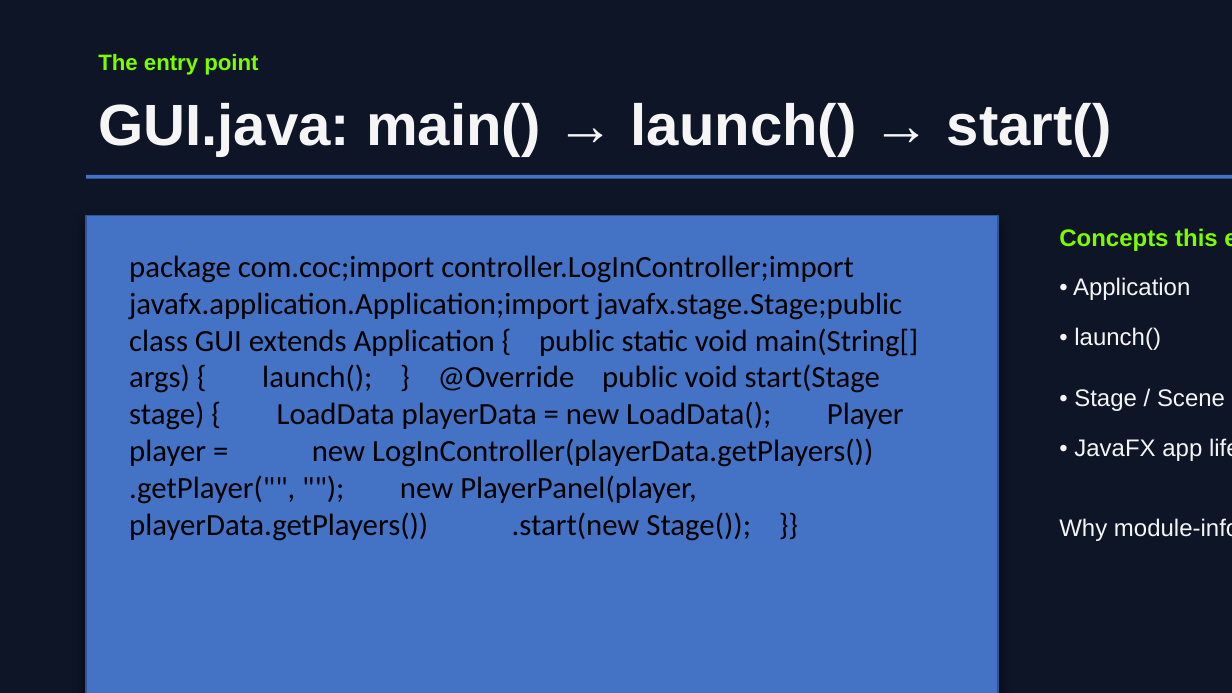
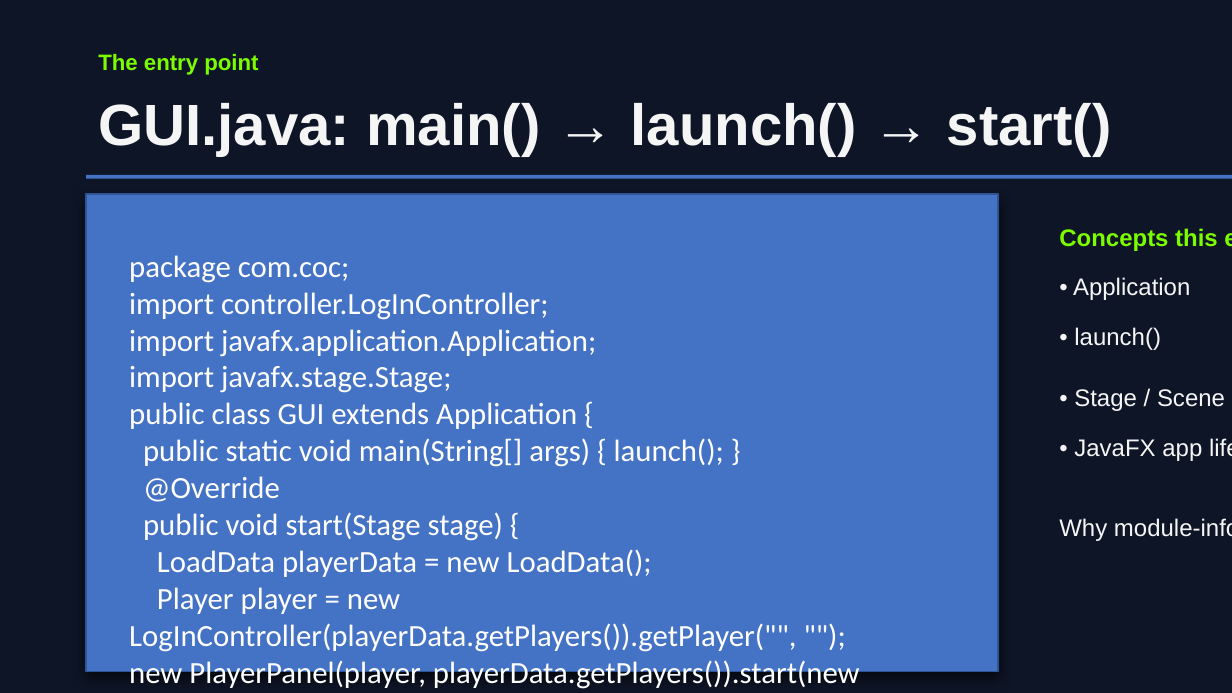
Before and after one commit to sPyOpenSource/applications, a slide deck: slide 3 of COC/docs/Ep1-This-App-Skips-Login-Screen.odp. Drawn at 1232x693 pixels with LibreOffice and Linux fonts; fonts in the diff are those of the drawing. Boxes give left, top, right and bottom in pixels: in the first picture for what was removed or moved away, otherwise in the second. Text is boxed around its words. In the diff, an @@ line names an element or a change of style, - is before the commit and + after.

```diff
--- a/COC/docs/Ep1-This-App-Skips-Login-Screen.odp
+++ b/COC/docs/Ep1-This-App-Skips-Login-Screen.odp
@@ rectangle: place and size @@
-rectangle at (86,216,998,693)
+rectangle at (86,193,998,671)
@@ text at (129,255,860,691): text changed; text colour #000000 to #FFFFFF @@
-package com.coc;import controller.LogInController;import javafx.application.Application;import javafx.stage.Stage;public class GUI extends Application { public static void main(String[] args) { launch(); } @Override public void start(Stage stage) { LoadData playerData = new LoadData(); Player player = new LogInController(playerData.getPlayers()) .getPlayer("", ""); new PlayerPanel(player, playerData.getPlayers()) .start(new Stage()); }}
+package com.coc;
+import controller.LogInController;
+import javafx.application.Application;
+import javafx.stage.Stage;
+public class GUI extends Application {
+public static void main(String[] args) { launch(); }
+@Override
+public void start(Stage stage) {
+LoadData playerData = new LoadData();
+Player player = new LogInController(playerData.getPlayers()).getPlayer("", ""); new PlayerPanel(player, playerData.getPlayers()).start(new Stage()); }
+}
```
Also in this commit, not shown: 7 other slides changed, 3 other files.
